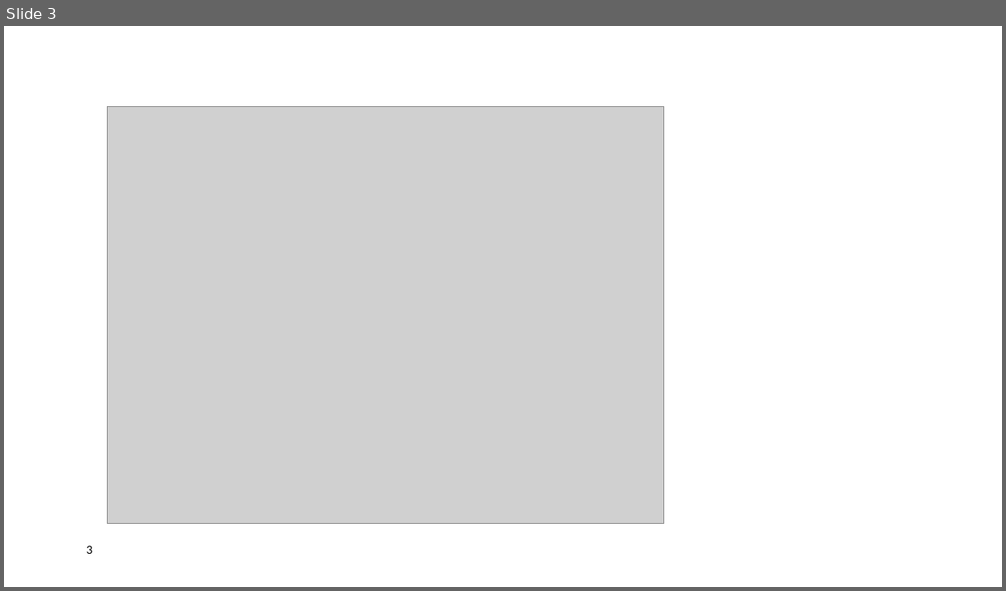
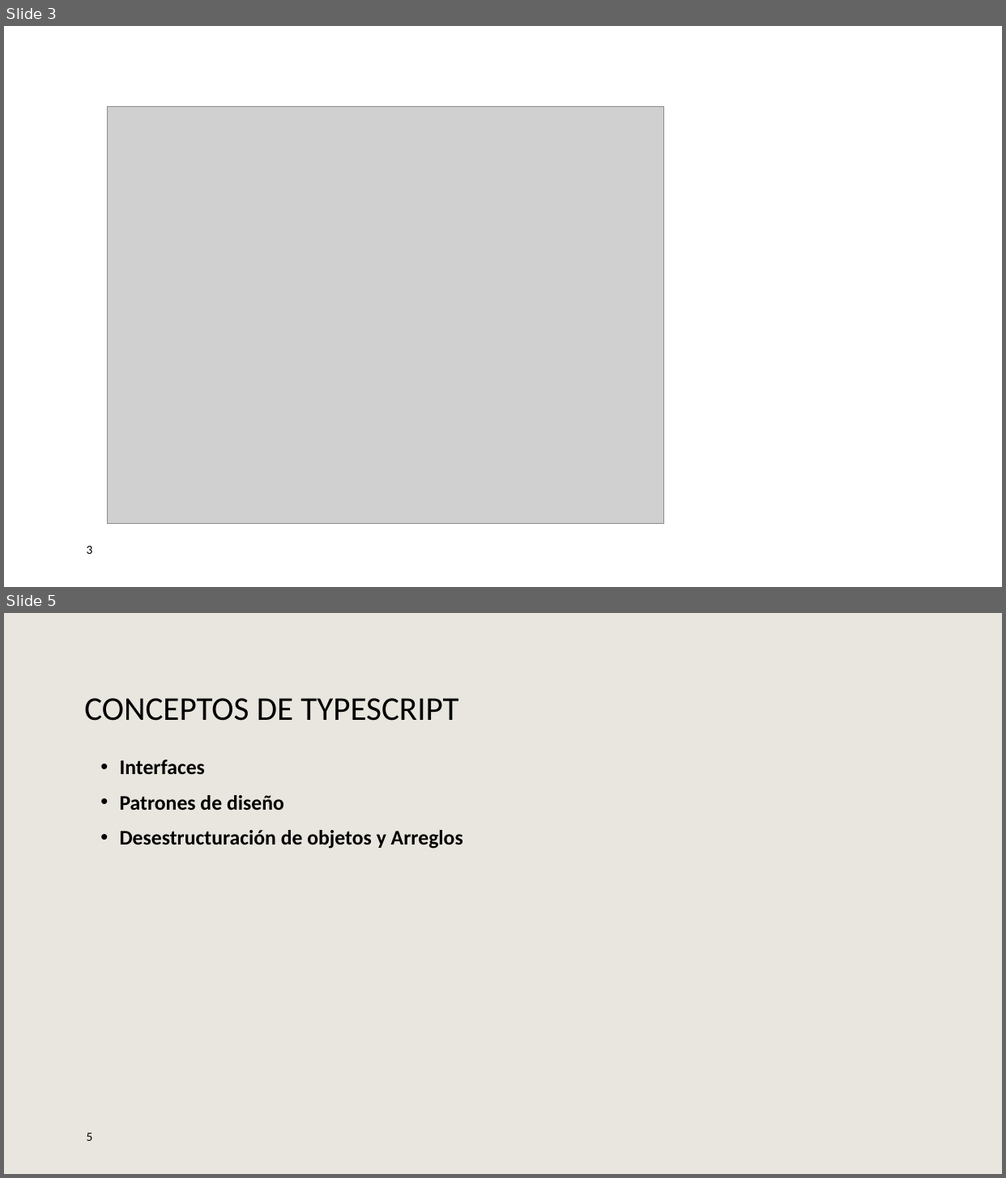
Before and after one commit to luismonz/CapacitacionAngular, a slide deck: Doc/PP2-INTRO_NODE_TS/Introducción a TypeScript.pptx. Shown one above the other, each under a label of ours: slide 3 before the commit, slides 3 and 5 after it; the slides between them are not shown. The pictures are 1006x591 and 1006x1178 pixels, drawn with LibreOffice and Linux fonts; fonts in the diff are those of the drawing; grey boxes stand for pictures; background and template pictures are left out. Boxes give left, top, right and bottom in pixels: in the first picture for what was removed or moved away, otherwise in the second. Text is boxed around its words. In the diff, an @@ line names an element or a change of style, - is before the commit and + after.

```diff
--- a/Doc/PP2-INTRO_NODE_TS/Introducción a TypeScript.pptx
+++ b/Doc/PP2-INTRO_NODE_TS/Introducción a TypeScript.pptx
@@ slide 5 added at (x1=4, y1=613, x2=1002, y2=1174), background #E9E6DF @@
@@ title added at (x1=84, y1=698, x2=458, y2=721), 32 pt, text #000000 @@
+CONCEPTOS DE TYPESCRIPT
@@ text added at (x1=120, y1=760, x2=463, y2=849), 20 pt, text #000000, bold @@
+• Interfaces
+• Patrones de diseño
+• Desestructuración de objetos y Arreglos
@@ page number added at (x1=87, y1=1133, x2=93, y2=1141), 12 pt, text #000000 @@
+5
```
Also in this commit, not shown: 1 other slide added, 16 other files.
